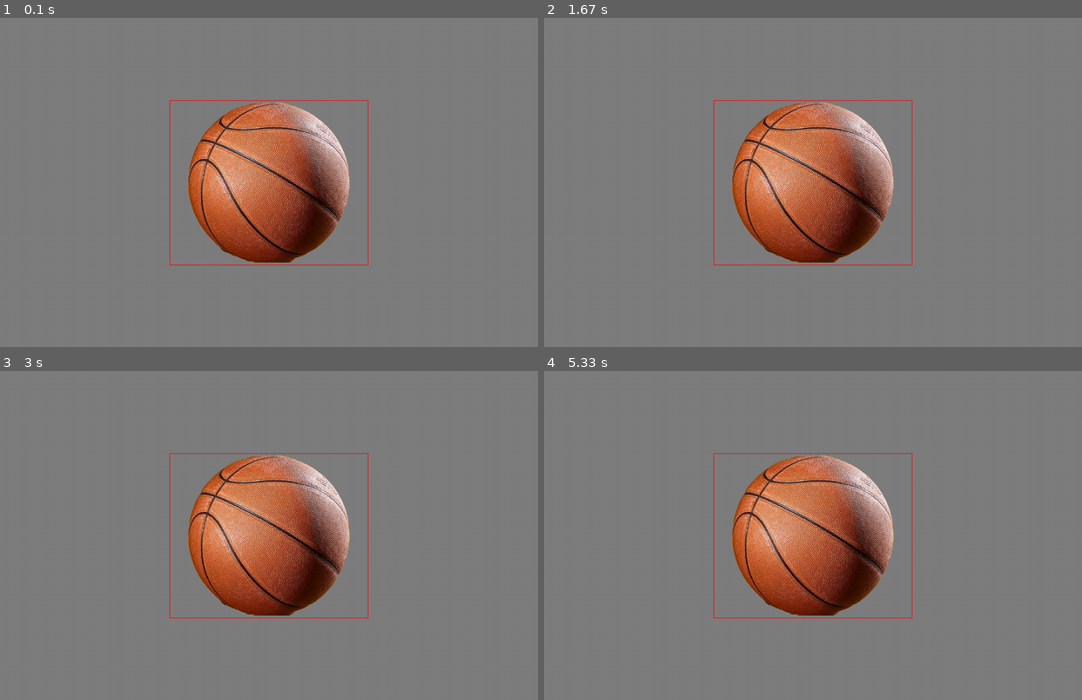
Above: before the commit, frames 1-4 (two rows, left to right).
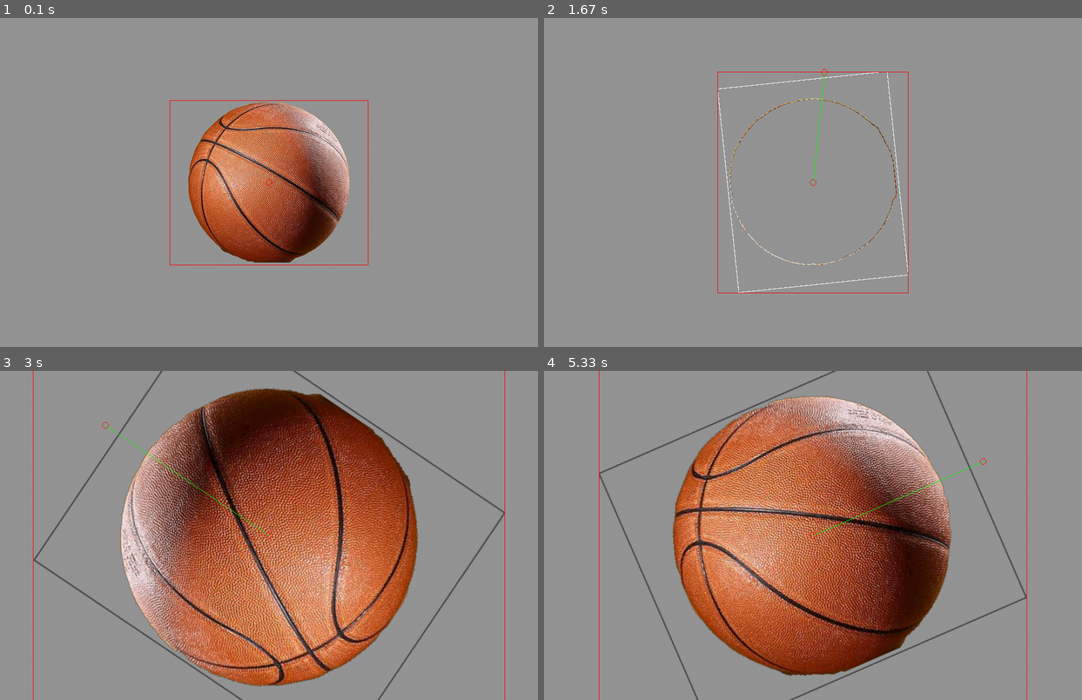
Above: after the commit, the same moments.

Repository: tonyyonghu/pygames
Game: pygame game, started from game1.py
Two runs of this game, one before a commit and one after it. Both use one fixed random seed, a clock stepped at 60 frames per second and the inputs below.
Inputs (mouse positions are in pixels of both pictures, inside the frame that each line leads up to):
- Up to frame 1 (0.1 s): no input
- Up to frame 2 (1.67 s): hold O 0.33-0.8 s; move the mouse to (791, 195) at 0.37 s; hold R 0.83-1.3 s; move the mouse to (646, 133) at 0.87 s; tap 1 at 0.9, 1.2, 1.4 s; tap S at 0.98 s; hold 2 from 1.33 s (still down); move the mouse to (823, 70) at 1.37 s; tap V at 1.48 s
- Up to frame 3 (3 s): tap 1 at 1.7, 1.9, 2.2 s; release 2 at 1.8 s; hold H 1.83-2.3 s; move the mouse to (252, 479) at 1.87 s; press the mouse at (462, 509) at 2.37 s; move the mouse to (279, 538) at 2.47 s; release the mouse at (91, 568) at 2.6 s; press the mouse at (462, 509) at 2.7 s; move the mouse to (285, 466) at 2.8 s; release the mouse at (107, 423) at 2.93 s
- Up to frame 4 (5.33 s): press the mouse at (1006, 509) at 3.03 s; move the mouse to (834, 512) at 3.13 s; release the mouse at (656, 515) at 3.27 s; press the mouse at (1006, 509) at 3.37 s; move the mouse to (985, 538) at 3.47 s; release the mouse at (958, 571) at 3.6 s; press the mouse at (1006, 509) at 3.7 s; move the mouse to (823, 532) at 3.8 s; release the mouse at (646, 555) at 3.93 s; press the mouse at (1006, 509) at 4.03 s; move the mouse to (845, 479) at 4.13 s; release the mouse at (683, 449) at 4.27 s; press the mouse at (1006, 509) at 4.37 s; move the mouse to (990, 535) at 4.47 s; release the mouse at (969, 561) at 4.6 s; press the mouse at (1006, 509) at 4.7 s; move the mouse to (931, 496) at 4.8 s; release the mouse at (850, 482) at 4.93 s; press the mouse at (1006, 509) at 5.03 s; move the mouse to (995, 486) at 5.13 s; release the mouse at (985, 459) at 5.27 s

The runs differ from the first frame. In frame 1, 4.6% of the frame differs, in the area x 1-100%, y 0-100%; in frame 2, 18%; in frame 3, 42%; in frame 4, 37%.

Commit message:
gamefont的用法

Diff:
--- a/game1.py
+++ b/game1.py
@@ -1,27 +1,45 @@
 import pygame
-
+import math
 from pygame.locals import *
 
 width=980
 height=600
 screen=pygame.display.set_mode((width,height)) #设置窗口大小
-img=pygame.image.load('basketball.gif')
+original=pygame.image.load('basketball.gif')
 
-img.convert()
+original.convert()
+
+
 WHITE     = (255, 255, 255)
 BLACK     = (  0,   0,   0)
 RED       = (255,   0,   0)
-GRAY=(127,127,127)
-rect = img.get_rect()
+
+GREEN = (0, 255, 0)
+GRAY = (150, 150, 150)
+rect0 = original.get_rect()
+
+pygame.draw.rect(original,GREEN,rect0,1)
+
+img=original
+center=width//2,height//2
+
+mouse=center
+rect=img.get_rect()
+rect.center=center
+
+print(rect0.center)
+
+print(rect0)
 print(rect)
-rect.center=width//2,height//2
 
-print(rect.center)
 pygame.init() #初始化
 
 running=True
 
 moving=False
+
+angle=0
+scale=1
 
 while running:
 	#循环事件
@@ -35,12 +53,62 @@
 				moving=True
 		elif event.type==MOUSEBUTTONUP:
 			moving=False
-		elif event.type==MOUSEMOTION and moving:
-			print(event.rel)
+
+		elif event.type==KEYDOWN:
+			caption="background color =" + str(WHITE)
+			pygame.display.set_caption(caption)
+
+			if event.key ==K_r:
+				# print(event)
+				# print(KMOD_SHIFT)
+				if event.mod & KMOD_SHIFT:
+					angle-=10
+				else:
+					angle+=10
+				# img=pygame.transform.rot
+				img=pygame.transform.rotozoom(original,angle,scale)
+			elif event.key==K_s:
+				# print(event)
+				if event.mod & KMOD_SHIFT:
+					scale /=1.1
+				else:
+					scale*=1.1
+				img=pygame.transform.rotozoom(original,angle,scale)
+			elif event.key ==K_o:
+				img=original
+				angle=0
+				scale=1
+			elif event.key==K_h:
+				img = pygame.transform.flip(img,True,False)
+			elif event.key==K_v:
+				img = pygame.transform.flip(img,False,True)
+			elif event.key==K_1:
+				img=pygame.transform.laplacian(img)
+			elif event.key==K_2:
+				img = pygame.transform.scale2x(img)
+			rect=img.get_rect()
+			rect.center=center
+		elif event.type==MOUSEMOTION:
+
 			rect.move_ip(event.rel)
+			mouse=event.pos
+			x=mouse[0]-center[0]
+			y=mouse[1]-center[1]
+			d=math.sqrt(x**2 + y**2)
+			angle=math.degrees(-math.atan2(y,x))
+			scale=abs(5*d/width)
+			img=pygame.transform.rotozoom(original,angle,scale)
+			rect=img.get_rect()
+			rect.center=center
+
+
 	screen.fill(GRAY)
 	screen.blit(img,rect)
 	pygame.draw.rect(screen,RED,rect,1)
+	pygame.draw.line(screen,GREEN,center,mouse,1)
+	pygame.draw.circle(screen,RED,center,6,1)
+	pygame.draw.circle(screen,RED,mouse,6,1)
+
 
 	pygame.display.update()
 
--- /dev/null
+++ b/gamefont.py
@@ -0,0 +1,49 @@
+import pygame
+from pygame.locals import *
+import time
+
+BLACK = (0, 0, 0)
+RED = (255, 0, 0)
+GREEN = (0, 255, 0)
+BLUE = (0, 0, 255)
+GRAY = (200, 200, 200)
+
+pygame.init()
+screen = pygame.display.set_mode((640, 240))
+
+sysfont = pygame.font.get_default_font()
+print('system font :', sysfont)
+
+t0 = time.time()
+font = pygame.font.SysFont("None", 48)
+print('time needed for Font creation :', time.time()-t0)
+
+img = font.render(sysfont, True, RED)
+rect = img.get_rect()
+pygame.draw.rect(img, BLUE, rect, 1)
+
+font1 = pygame.font.SysFont('arial', 72)
+img1 = font1.render('arial', True, BLUE)
+
+font2 = pygame.font.SysFont('毛泽东字体.ttf', 72)
+img2 = font2.render('maozedong.ttc', True, GREEN)
+
+fonts = pygame.font.get_fonts()
+print(len(fonts))
+for i in range(7):
+    print(fonts[i])
+
+running = True
+background = GRAY
+while running:
+    for event in pygame.event.get():
+        if event.type == QUIT:
+            running = False
+
+    screen.fill(background)
+    screen.blit(img, (20, 20))
+    screen.blit(img1, (20, 50))
+    screen.blit(img2, (20, 120))
+    pygame.display.update()
+
+pygame.quit()
--- /dev/null
+++ b/可编辑的文字.py
@@ -0,0 +1,48 @@
+import pygame
+from pygame.locals import *
+
+import time
+
+WIDTH=980
+HEIGHT=600
+BLACK = (0, 0, 0)
+RED = (255, 0, 0)
+GREEN = (0, 255, 0)
+BLUE = (0, 0, 255)
+GRAY = (200, 200, 200)
+pygame.init()
+
+screen=pygame.display.set_mode((WIDTH,HEIGHT))
+
+text = "this text is editable"
+
+font=pygame.font.SysFont(None,50)
+img=font.render(text,True,RED)
+
+rect=img.get_rect()
+rect.topleft=(20,20)
+
+cursor=Rect(rect.topright,(3,rect.height))
+background = GRAY
+running=True
+
+while running:
+	for event in pygame.event.get():
+		if event.type==QUIT:
+			running=False
+		elif event.type==KEYDOWN:
+			if event.key==K_BACKSPACE:
+				if len(text)>0:
+					text=text[:-1]
+					print(event.unicode)
+			else:
+				text +=event.unicode
+		img=font.render(text,True,RED)
+		rect.size=img.get_size()
+		cursor.topleft=rect.topright
+	screen.fill(background)
+	screen.blit(img,rect)
+	if time.time() % 1>0.5:
+		pygame.draw.rect(screen,RED,cursor)
+	pygame.display.update()
+pygame.quit()
